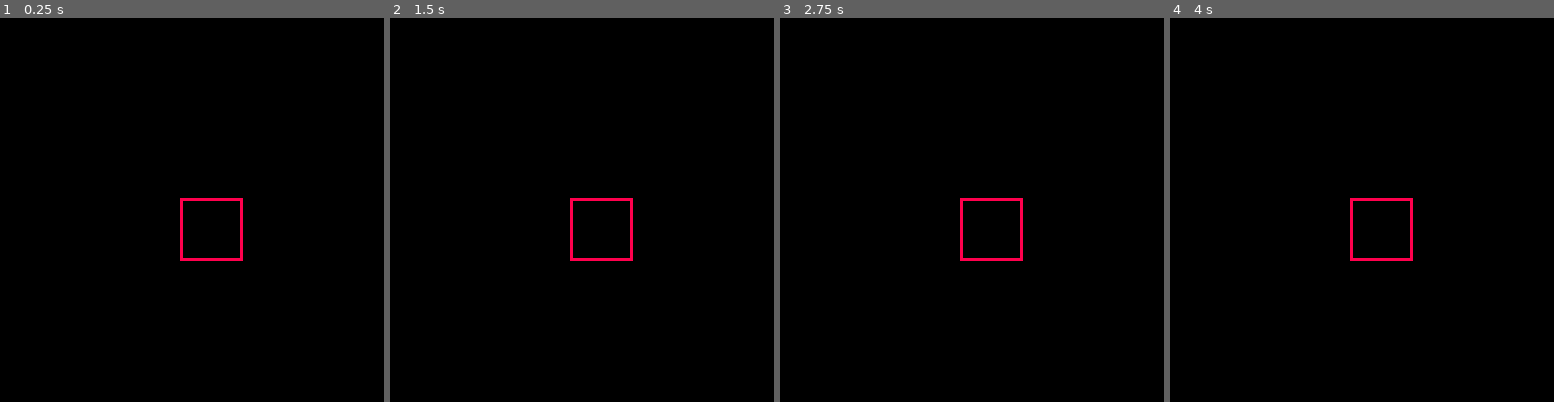
Above: before the commit, frames 1-4 (left to right).
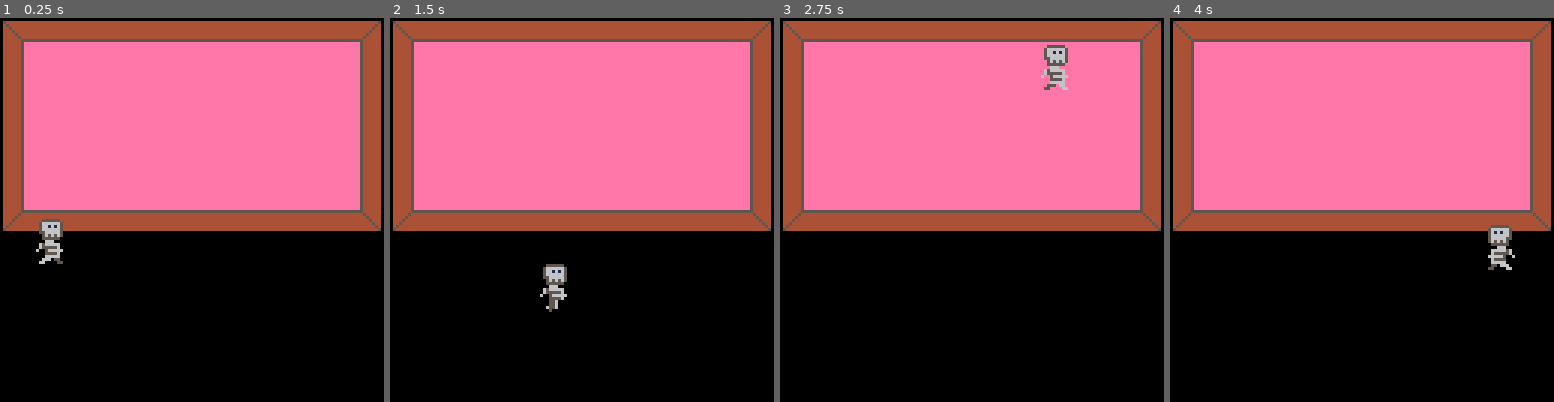
Above: after the commit, the same moments.

Repository: SnoozeTime/Spring2D_2025
Game: PICO-8 cartridge spring.p8
Same seed, same stepped clock (60 frames per second), same inputs: the game is played once before the commit and once after it.
Inputs:
- Up to frame 1 (0.25 s): no input
- Up to frame 2 (1.5 s): no input
- Up to frame 3 (2.75 s): no input
- Up to frame 4 (4 s): no input

The runs differ from the first frame. In frame 1, 54% of the frame differs, in the area x 0-100%, y 0-65%; in frame 2, 55%, in the area x 0-100%, y 0-77%; in frame 3, 54%; in frame 4, 55%.

Commit message:
skeleton derpin'

Diff:
--- a/game.lua
+++ b/game.lua
@@ -1,10 +1,43 @@
 function _init()
+  r = {
+    t = 0,
+    pos = {x = 1, y = 50},
+    vel = {x = 1, y = 2},
+    size = 16,
+    bounds = {w = 128, h = 128},
+  }
+  function r:update()
+    self.t += 1
+    self.pos.x += self.vel.x
+    if self.pos.x < 0 then
+      self.pos.x = -self.pos.x
+      self.vel.x = -self.vel.x
+    elseif self.pos.x + self.size >= self.bounds.w then
+      self.pos.x = self.bounds.w - (self.pos.x + self.size - self.bounds.w) - self.size
+      self.vel.x = -self.vel.x
+    end
+
+    self.pos.y += self.vel.y
+    if self.pos.y < 0 then
+      self.pos.y = -self.pos.y
+      self.vel.y = -self.vel.y
+    elseif self.pos.y + self.size >= self.bounds.h then
+      self.pos.y = self.bounds.h - (self.pos.y + self.size - self.bounds.h) - self.size
+      self.vel.y = -self.vel.y
+    end
+  end
+
+  function r:draw()
+    spr(21 + 2 * (flr(self.t / 4) % 4), self.pos.x, self.pos.y, 2, 2, r.vel.x < 0)
+  end
 end
 
 function _draw()
   rectfill(0,0,127,127,0)
-  rect(60,60,80,80,8)
+  map()
+  r:draw()
 end
 
 function _update()
+  r:update()
 end
